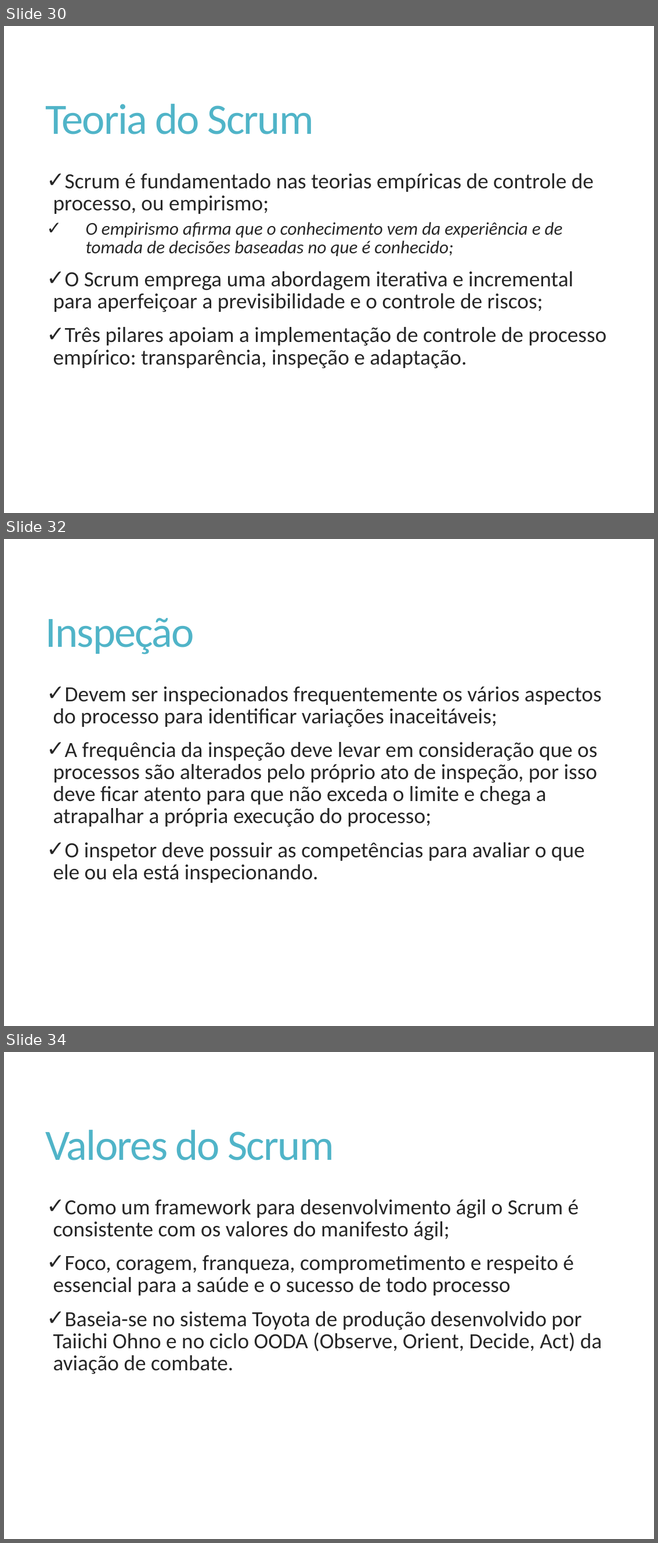
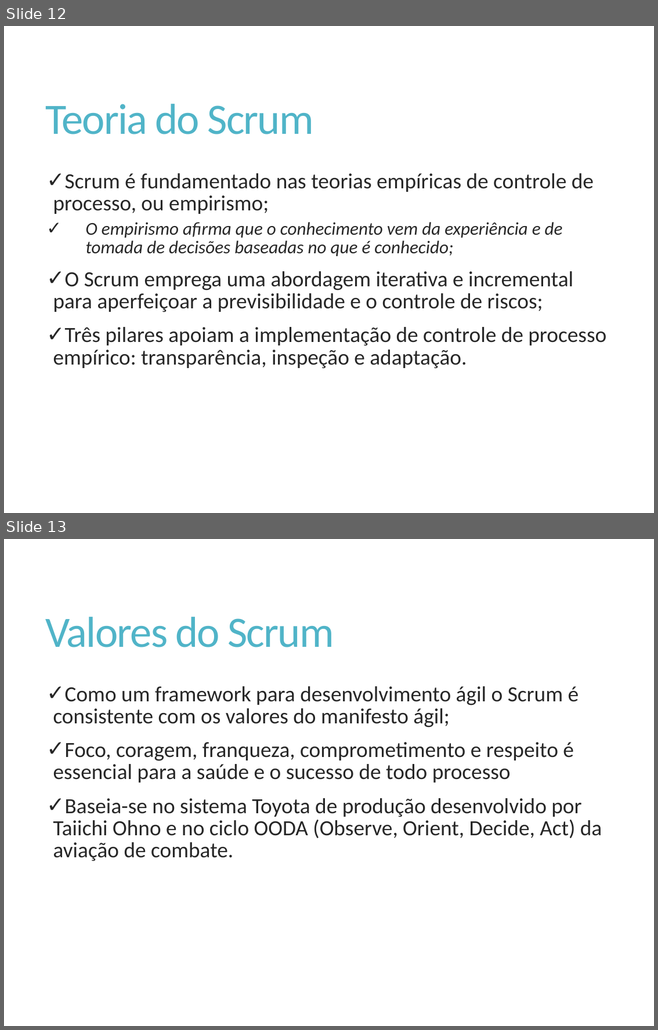
Before and after one commit to Elton-Garbin/TCC-2016, a slide deck: StartIdea/StartIdea.Docs/Apresentacao.pptx. Shown one above the other, each under a label of ours: slides 30, 32 and 34 before the commit, slides 12 and 13 after it; the slides between them are not shown. The pictures are 658x1543 and 658x1030 pixels, drawn with LibreOffice and Linux fonts; fonts in the diff are those of the drawing. Boxes give left, top, right and bottom in pixels: in the first picture for what was removed or moved away, otherwise in the second. Text is boxed around its words. In the diff, an @@ line names an element or a change of style, - is before the commit and + after.

```diff
--- a/StartIdea/StartIdea.Docs/Apresentacao.pptx
+++ b/StartIdea/StartIdea.Docs/Apresentacao.pptx
@@ slide 32 removed at [4,539,654,1026], background #FFFFFF @@
@@ title removed at [46,618,195,654] @@
-Inspeção
@@ text removed at [53,686,601,883] @@
-✓ Devem ser inspecionados frequentemente os vários aspectos do processo para identificar variações inaceitáveis;
-✓ A frequência da inspeção deve levar em consideração que os processos são alterados pelo próprio ato de inspeção, por isso deve ficar atento para que não exceda o limite e chega a atrapalhar a própria execução do processo;
-✓ O inspetor deve possuir as competências para avaliar o que ele ou ela está inspecionando.
@@ what was slide 30 is now slide 12 @@
@@ what was slide 34 is now slide 13 @@
```
Also in this commit, not shown: 3 slides changed, 17 other slides removed.
